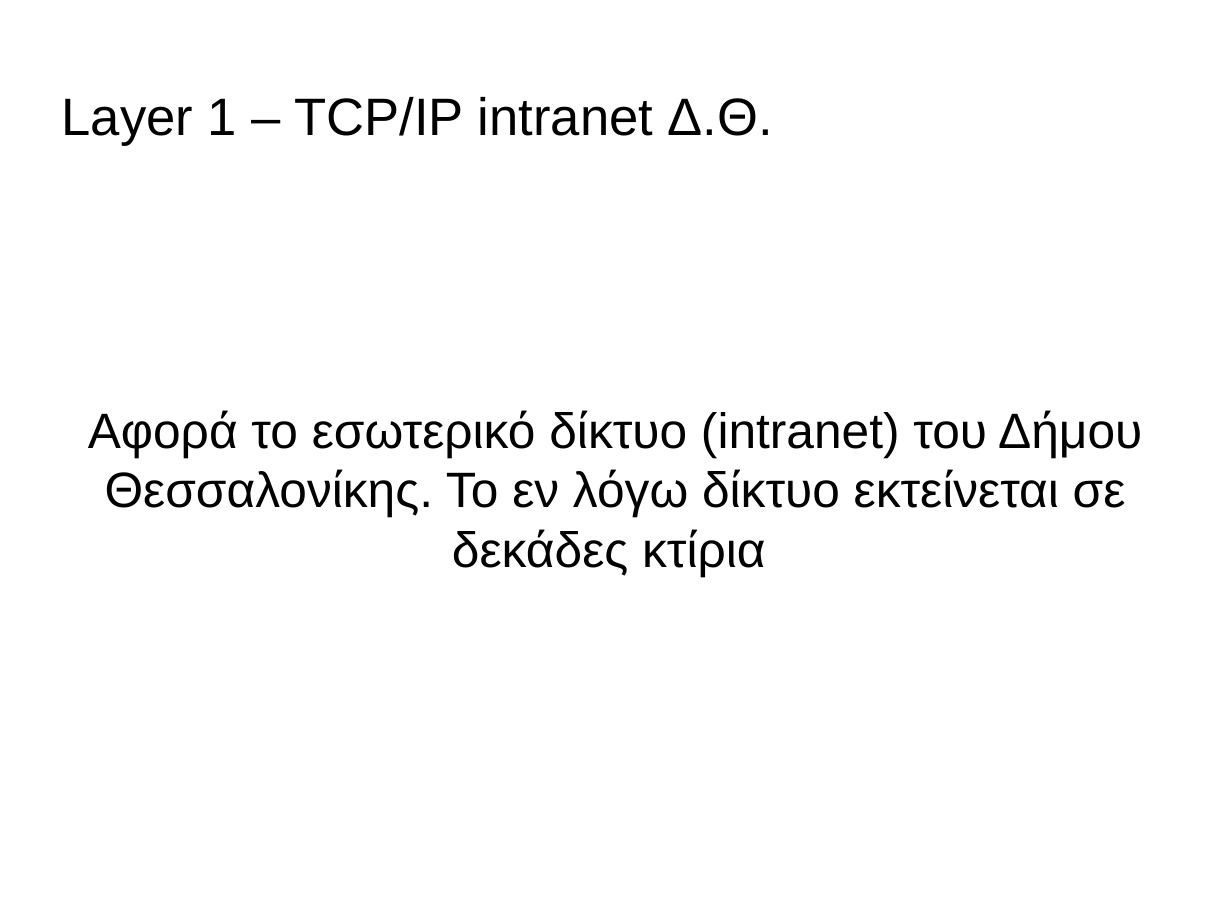
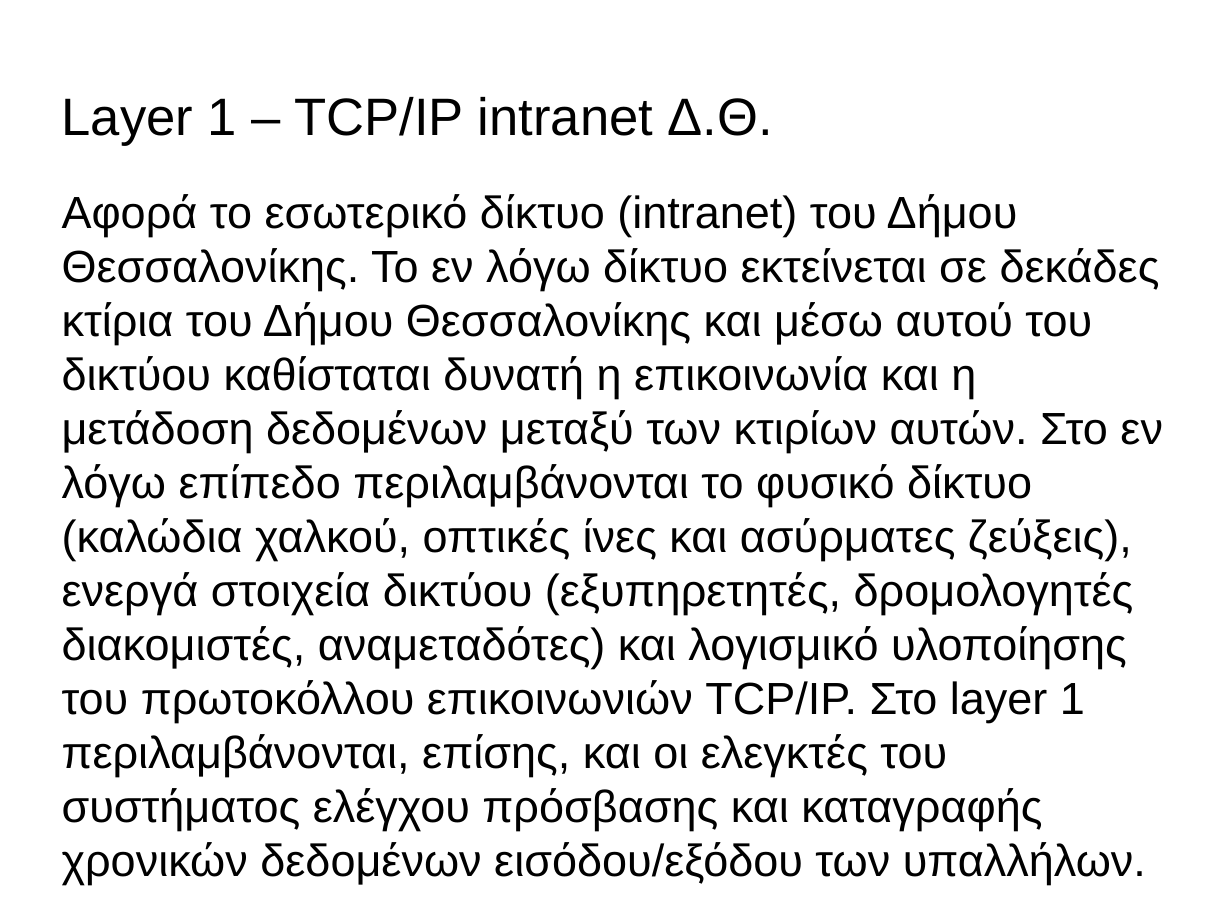
Before and after one commit to panos1962/letrak, a slide deck: slide 9 of misc/isagogi.odp. Drawn at 1232x924 pixels with LibreOffice and Linux fonts; fonts in the diff are those of the drawing; background and template pictures are left out. Boxes give left, top, right and bottom in pixels: in the first picture for what was removed or moved away, otherwise in the second. Text is boxed around its words. In the diff, an @@ line names an element or a change of style, - is before the commit and + after.

```diff
--- a/misc/isagogi.odp
+++ b/misc/isagogi.odp
@@ text at <box>62,194,1163,885</box>: text changed; size 32 to 29 pt @@
-Αφορά το εσωτερικό δίκτυο (intranet) του Δήμου Θεσσαλονίκης. Το εν λόγω δίκτυο εκτείνεται σε δεκάδες κτίρια
+Αφορά το εσωτερικό δίκτυο (intranet) του Δήμου Θεσσαλονίκης. Το εν λόγω δίκτυο εκτείνεται σε δεκάδες κτίρια του Δήμου Θεσσαλονίκης και μέσω αυτού του δικτύου καθίσταται δυνατή η επικοινωνία και η μετάδοση δεδομένων μεταξύ των κτιρίων αυτών. Στο εν λόγω επίπεδο περιλαμβάνονται το φυσικό δίκτυο (καλώδια χαλκού, οπτικές ίνες και ασύρματες ζεύξεις), ενεργά στοιχεία δικτύου (εξυπηρετητές, δρομολογητές διακομιστές, αναμεταδότες) και λογισμικό υλοποίησης του πρωτοκόλλου επικοινωνιών TCP/IP. Στο layer 1 περιλαμβάνονται, επίσης, και οι ελεγκτές του συστήματος ελέγχου πρόσβασης και καταγραφής χρονικών δεδομένων εισόδου/εξόδου των υπαλλήλων.
```
Also in this commit, not shown: 1 other slide changed, 4 slides added.
